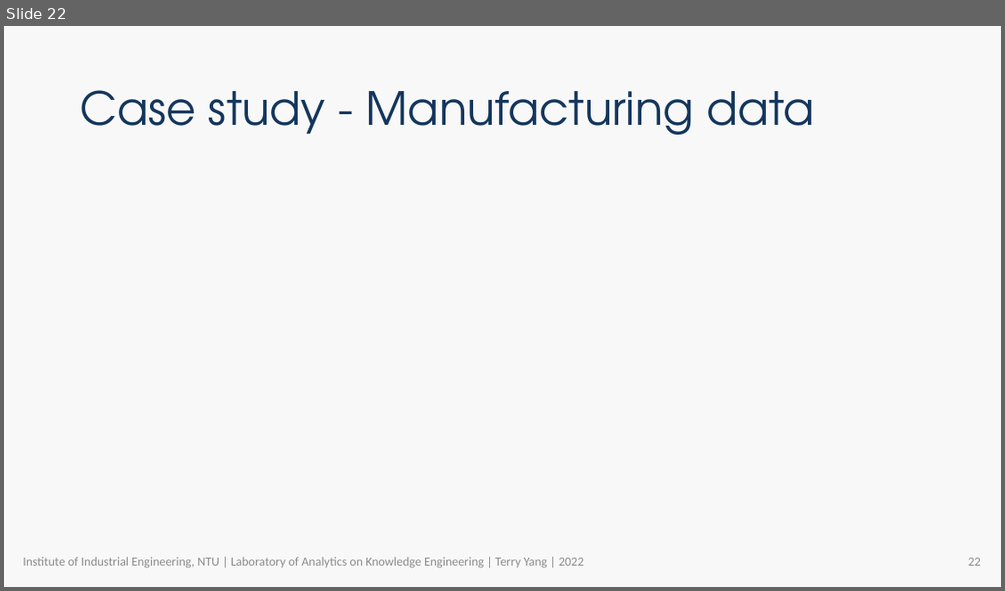
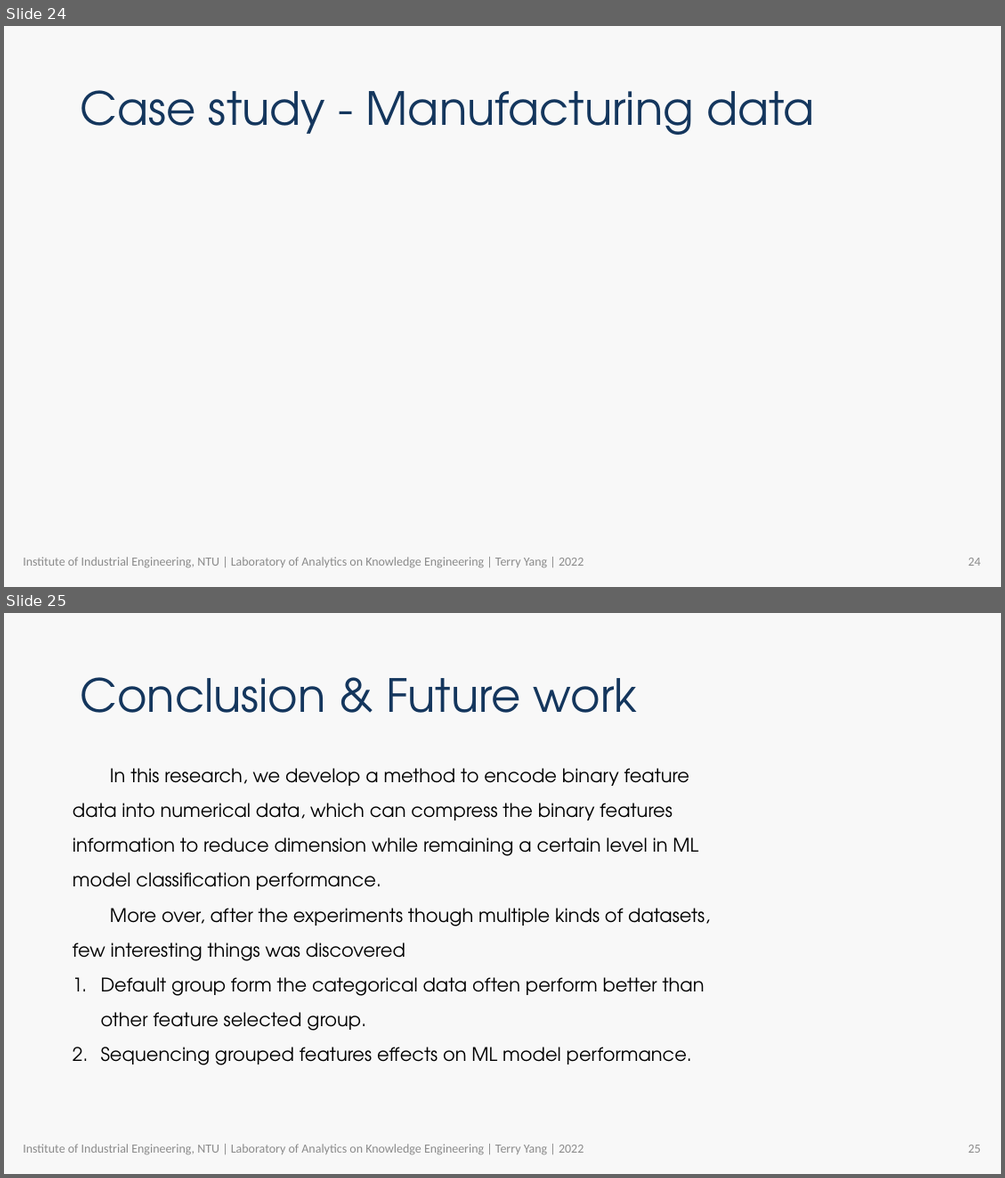
Before and after one commit to R64825/NTUIIE-Research, a slide deck: ppt/APIEMS TerryYang.pptx. Shown one above the other, each under a label of ours: slide 22 before the commit, slides 24 and 25 after it. The pictures are 1005x591 and 1005x1178 pixels, drawn with LibreOffice and Linux fonts; fonts in the diff are those of the drawing; background and template pictures are left out. Boxes give left, top, right and bottom in pixels: in the first picture for what was removed or moved away, otherwise in the second. Text is boxed around its words. In the diff, an @@ line names an element or a change of style, - is before the commit and + after.

```diff
--- a/ppt/APIEMS TerryYang.pptx
+++ b/ppt/APIEMS TerryYang.pptx
@@ slide 25 added at [4, 613, 1001, 1174], background #F8F8F8; not listed: 1 template element that a slide beside it also shows @@
@@ title added at [80, 677, 638, 713], 44 pt, text #14365D @@
+Conclusion & Future work
@@ text added at [73, 768, 710, 1065], 18 pt, text #000000 @@
+In this research, we develop a method to encode binary feature data into numerical data, which can compress the binary features information to reduce dimension while remaining a certain level in ML model classification performance.
+More over, after the experiments though multiple kinds of datasets, few interesting things was discovered
+1. Default group form the categorical data often perform better than other feature selected group.
+2. Sequencing grouped features effects on ML model performance.
@@ text added at [23, 1143, 583, 1155], 12 pt, text #8C8C8C @@
+Institute of Industrial Engineering, NTU | Laboratory of Analytics on Knowledge Engineering | Terry Yang | 2022
@@ what was slide 22 is now slide 24 @@
@@ page number at [968, 557, 980, 565]: text changed @@
-22
+24
```
Also in this commit, not shown: 5 slides changed, 1 other slide added, 1 other file.
